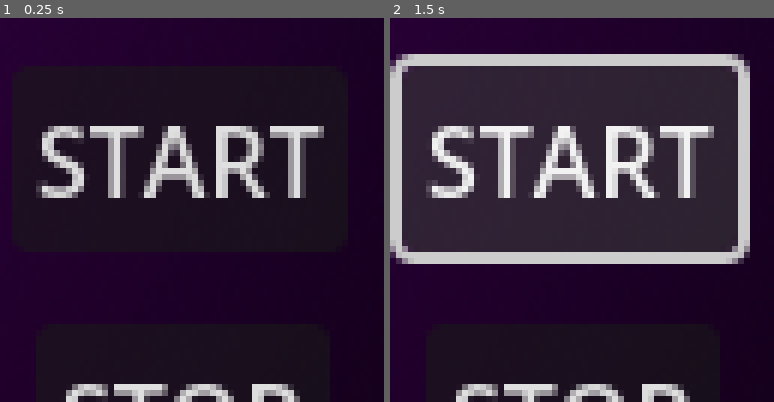
Above: before the commit, frames 1-2 (left to right).
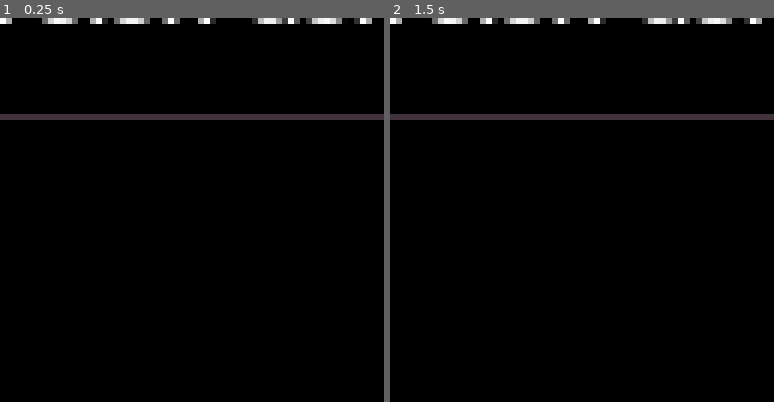
Above: after the commit, the same moments.

Repository: Welshy92/Productivity_Tools
Game: Godot game, scene res://Scenes/Main.tscn
Two runs of this game, one before a commit and one after it. Both use one fixed random seed, a clock stepped at 60 frames per second and the inputs below.
Inputs (mouse positions are in pixels of both pictures, inside the frame that each line leads up to):
- Up to frame 1 (0.25 s): no input
- Up to frame 2 (1.5 s): click (570, 160) at 0.5 s, where only the run before the commit has a clickable "START"; click (570, 160) at 1.25 s, where only the run before the commit has a clickable "START"

The runs differ from the first frame. In frame 1, 100% of the frame differs, in the area x 0-100%, y 0-100%; in frame 2, 99%.

Commit message:
Add software icon and licence mention

Diff:
--- a/Scenes/Main.tscn
+++ b/Scenes/Main.tscn
@@ -67,6 +67,7 @@
 
 [node name="Stopwatch" type="Node2D" parent="Window"]
 unique_name_in_owner = true
+visible = false
 
 [node name="TimerButtons" type="Control" parent="Window/Stopwatch"]
 z_index = 1
@@ -412,7 +413,6 @@
 
 [node name="About" type="Node2D" parent="Window"]
 unique_name_in_owner = true
-visible = false
 
 [node name="SubportGradientBackground" type="Sprite2D" parent="Window/About"]
 modulate = Color(0, 0, 0, 1)
@@ -449,7 +449,7 @@
 bbcode_enabled = true
 text = "©2026 PhoenixDragon Games.
 
-App designed and developed by Jacob Welsh. "
+App designed and developed by Jacob Welsh using Godot. "
 horizontal_alignment = 1
 
 [node name="NavBar" type="Node" parent="Window"]
--- a/project.godot
+++ b/project.godot
@@ -15,7 +15,7 @@
 
 Created by Jacob of PhoenixDragon Games.
 Visit http://www.phoenixdragongames.com to see more of my work."
-config/version="4.0"
+config/version="4.1"
 run/main_scene="uid://druk6ch8sy8cj"
 config/features=PackedStringArray("4.5", "GL Compatibility")
 run/low_processor_mode=true
@@ -23,7 +23,7 @@
 boot_splash/show_image=false
 boot_splash/fullsize=false
 boot_splash/use_filter=false
-config/icon="res://icon.svg"
+config/icon="uid://5cdl2ito0o86"
 
 [autoload]
 
Binary file added: Assets/icon.png
Not shown, added: Assets/icon.png.import
Not shown, changed: export_presets.cfg
Not shown, changed: README.md
